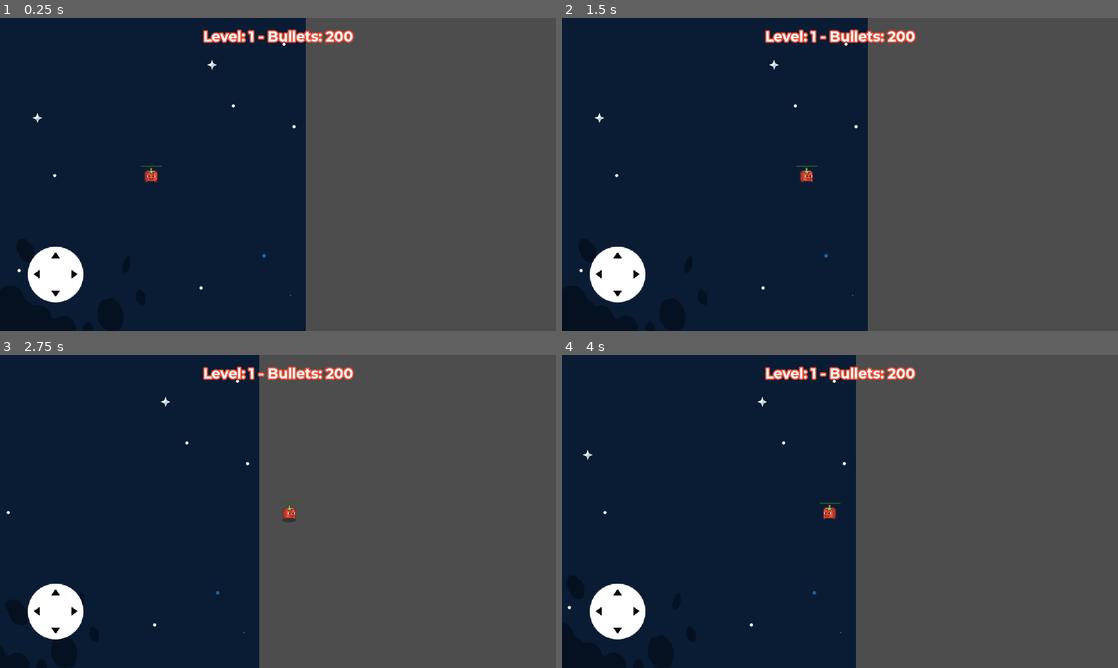
Above: before the commit, frames 1-4 (two rows, left to right).
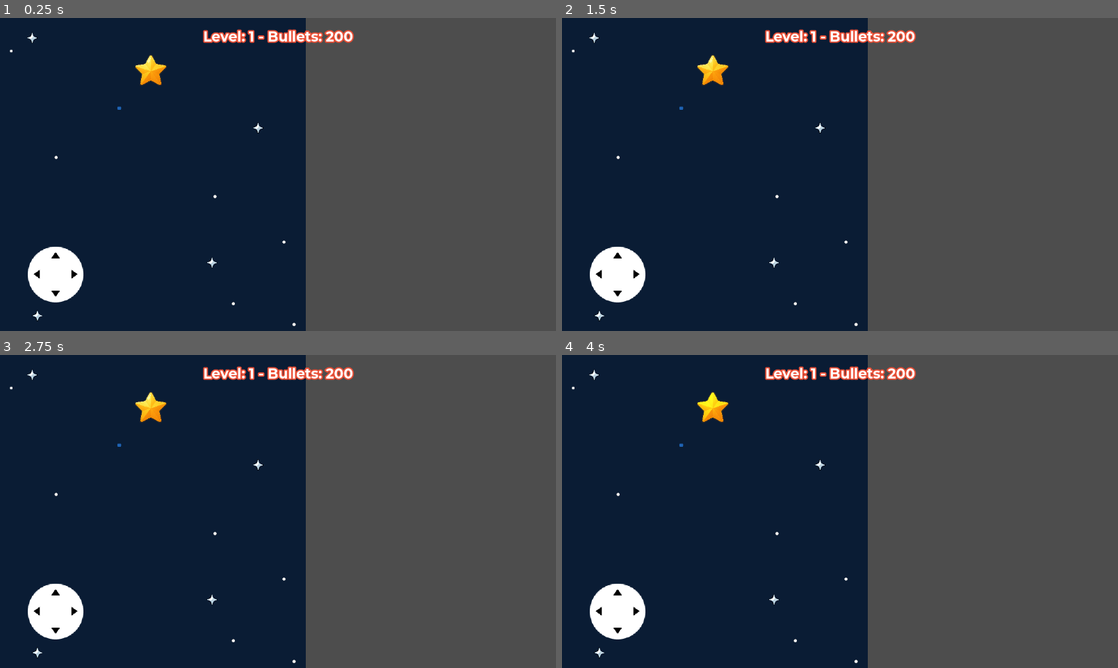
Above: after the commit, the same moments.

Repository: Muchach0/tomatoe-mmo
Game: Godot game, scene res://Scenes/old/shower.tscn
Two runs of this game, one before a commit and one after it. Both use one fixed random seed, a clock stepped at 60 frames per second and the inputs below. Before the commit the project has no main scene; this scene is started directly in both runs.
Inputs (mouse positions are in pixels of both pictures, inside the frame that each line leads up to):
- Up to frame 1 (0.25 s): no input
- Up to frame 2 (1.5 s): tap Enter (ui_accept) at 0.5, 0.77 s; move the mouse to (962, 158) at 0.52 s; hold Right (ui_right) 0.53-1.25 s; click (962, 158) at 0.67 s; drag from (728, 190) to (812, 237) at 1.27 s
- Up to frame 3 (2.75 s): tap Enter (ui_accept) at 2 s; move the mouse to (333, 442) at 2.02 s; hold Right (ui_right) from 2.03 s (still down)
- Up to frame 4 (4 s): release Right (ui_right) at 2.75 s; drag from (812, 574) to (673, 464) at 2.77 s; tap Enter (ui_accept) at 3.5, 3.77 s; move the mouse to (1006, 558) at 3.52 s; hold Left (ui_left) from 3.53 s (still down)

The runs differ from the first frame. In frame 1, 0.7% of the frame differs, in the area x 1-54%, y 4-99%; in frame 2, 0.7%; in frame 3, 8.6%, in the area x 1-55%, y 0-100%; in frame 4, 2.7%.

Commit message:
Smoothing player movement

Diff:
--- a/Prefab/Player/player.gd
+++ b/Prefab/Player/player.gd
@@ -20,6 +20,9 @@
 
 var init_position = position
 @export var synced_position := Vector2()
+# Interpolation variables for smooth remote player movement
+@export var interpolation_speed: float = 10.0  # Adjust this value to control interpolation speed (higher = faster, recommended: 8-15)
+var target_position: Vector2 = Vector2()
 # @onready var sprite: AnimatedSprite2D = $AnimatedSprite2D
 
 # Array of BulletStrategy holding all the strategies applied to the player
@@ -58,6 +61,10 @@
     EventBus.add_upgrade_to_player.connect(on_add_upgrade_to_player)
     EventBus.refresh_visibility.connect(on_refresh_visibility)
 
+    # Initialize interpolation target
+    target_position = position
+    synced_position = position
+
     # Enable camera for local player only
     # Use a timer to ensure multiplayer authority is properly set
     await get_tree().process_frame
@@ -75,15 +82,16 @@
     # Input.set_mouse_mode(Input.MOUSE_MODE_HIDDEN)
 
 func setup_camera() -> void:
-    # return
     # Only enable camera for the local player (the one with multiplayer authority)
     if multiplayer == null or is_multiplayer_authority():
-        camera.enabled = true
-        camera.make_current()
-        print("Camera enabled for local player: " + str(peer_id))
-    else:
-        camera.enabled = false
-        print("Camera disabled for remote player: " + str(peer_id))
+        EventBus.set_player_camera.emit(self)
+        # emit_signal("set_player_camera", self)
+        # camera.enabled = true
+        # camera.make_current()
+        # print("Camera enabled for local player: " + str(peer_id))
+    # else:
+    #     camera.enabled = false
+    #     print("Camera disabled for remote player: " + str(peer_id))
 
 func on_sync_bonus_count(bonus_number_from_server: int, _is_bonus_picked_up: bool = false) -> void:
     bonus_number = bonus_number_from_server
@@ -114,8 +122,10 @@
     if multiplayer == null or is_multiplayer_authority():
         var x_input = Input.get_axis("ui_left", "ui_right")
         var y_input = Input.get_axis("ui_up", "ui_down")
-        motion = Vector2(x_input, y_input).normalized()
+        var input_vector = Vector2(x_input, y_input)
+        motion = input_vector.normalized() if input_vector.length() > 0.01 else Vector2.ZERO
         synced_position = position
+        target_position = position  # Keep target in sync for local player
 
         if motion.length() > 0.01:
             last_nonzero_motion = motion
@@ -126,7 +136,12 @@
             # Add your custom logic for ui_accept here, e.g., interact, shoot, etc.
 
     else:
-        position = synced_position
+        # Smooth interpolation for remote players to avoid jitter
+        if target_position != synced_position:
+            target_position = synced_position
+
+        # Interpolate position smoothly instead of snapping
+        position = position.lerp(target_position, interpolation_speed * _delta)
 
     # TODO: Fix state machine later
     # # If the player is not moving, we don't need to update the state machine
@@ -314,6 +329,7 @@
     visible = true
     position = new_position
     synced_position = new_position
+    target_position = new_position  # Reset interpolation target
     number_of_life = INIT_NUMBER_OF_LIFE
     is_invincible = false  # Reset the invincibility state
     touching = 0  # Reset the number of bullets touching the player
--- a/Prefab/Player/player_ship.tscn
+++ b/Prefab/Player/player_ship.tscn
@@ -88,13 +88,6 @@
 [node name="PlayerWeapon" type="Node2D" parent="."]
 script = ExtResource("10_i6bba")
 
-[node name="PlayerCamera" type="Camera2D" parent="."]
-enabled = false
-limit_left = 0
-limit_top = 0
-position_smoothing_enabled = true
-position_smoothing_speed = 10.0
-
 [node name="Shadow" type="Sprite2D" parent="."]
 z_index = -1
 position = Vector2(0, 10)
--- a/Scenes/level_mmo_test.tscn
+++ b/Scenes/level_mmo_test.tscn
@@ -1,7 +1,8 @@
-[gd_scene load_steps=8 format=4 uid="uid://c1487i5d7y1yh"]
+[gd_scene load_steps=9 format=4 uid="uid://c1487i5d7y1yh"]
 
 [ext_resource type="Script" uid="uid://cwoo2kd1e6wg4" path="res://Util/Mmo_Logic/level_mmo_logic.gd" id="1_ll5u2"]
 [ext_resource type="PackedScene" uid="uid://jdgl6gpb80es" path="res://Prefab/UI/UI.tscn" id="2_obgea"]
+[ext_resource type="PackedScene" uid="uid://cfive5moe6hsv" path="res://Prefab/Player/PlayerCamera.tscn" id="2_tpf4k"]
 [ext_resource type="PackedScene" uid="uid://ctqaaav1h2efi" path="res://Prefab/Manager/MainManager.tscn" id="9_qfg4i"]
 [ext_resource type="Texture2D" uid="uid://lhtw2mljp0wr" path="res://Art/Sprites/recolor/tileset_dungeon_recolor.png" id="10_yqvot"]
 
@@ -312,6 +313,8 @@
 [node name="Shower" type="Node2D"]
 script = ExtResource("1_ll5u2")
 
+[node name="PlayerCamera" parent="." instance=ExtResource("2_tpf4k")]
+
 [node name="UI" parent="." instance=ExtResource("2_obgea")]
 
 [node name="SpawnPoints" type="Node2D" parent="."]
--- a/Util/EventBus.gd
+++ b/Util/EventBus.gd
@@ -8,6 +8,7 @@
 signal add_player # Signal to synchronize player data across peers when a new player connects
 signal remove_player # Signal to remove player data across peers when a player disconnects
 signal set_player_node_name_and_init_position # Signal to set the player node name for synchronization
+signal set_player_camera # Signal to set the player camera
 
 signal bullets_init_and_start # Signal sent on server to spawn bullets (the server is running the randomization and send to clients)
 signal start_level # Signal to update the UI with the current level and number of bullets (sent from server)
--- a/Util/Network/NetworkManager.gd
+++ b/Util/Network/NetworkManager.gd
@@ -9,7 +9,7 @@
 signal server_disconnected
 
 
-var url = "wss://mmo-tomatoe-server.muchacho.app:443"
+var url = "wss://tomatoe-mmo-server.muchacho.app:443"
 # var url = "wss://multi-server-1036179882263.europe-west1.run.app:443"
 # var url = "ws://localhost:" + str(DEFAULT_PORT) # Default URL for local testing
 
--- a/project.godot
+++ b/project.godot
@@ -11,6 +11,7 @@
 [application]
 
 config/name="tomatoe-mmo"
+run/main_scene="uid://c1487i5d7y1yh"
 config/features=PackedStringArray("4.5", "GL Compatibility")
 config/icon="uid://bxjx6hdsa7flh"
 
@@ -91,3 +92,4 @@
 textures/canvas_textures/default_texture_filter=0
 renderer/rendering_method="gl_compatibility"
 renderer/rendering_method.mobile="gl_compatibility"
+2d/snap/snap_2d_transforms_to_pixel=true
Not shown, changed: Makefile
